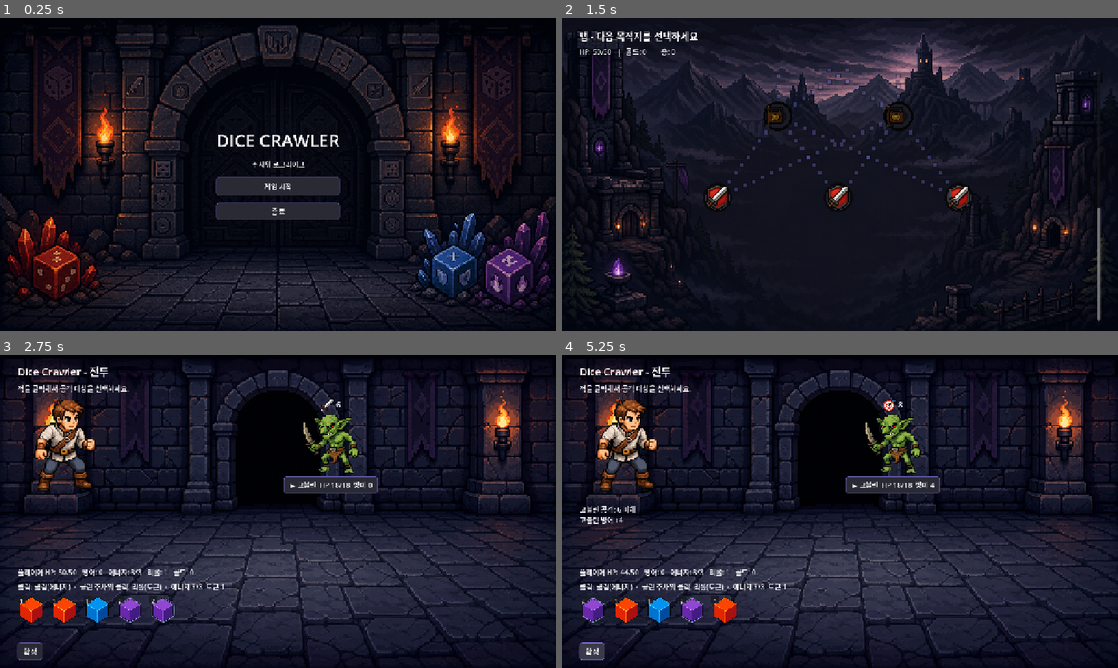
Above: before the commit, frames 1-4 (two rows, left to right).
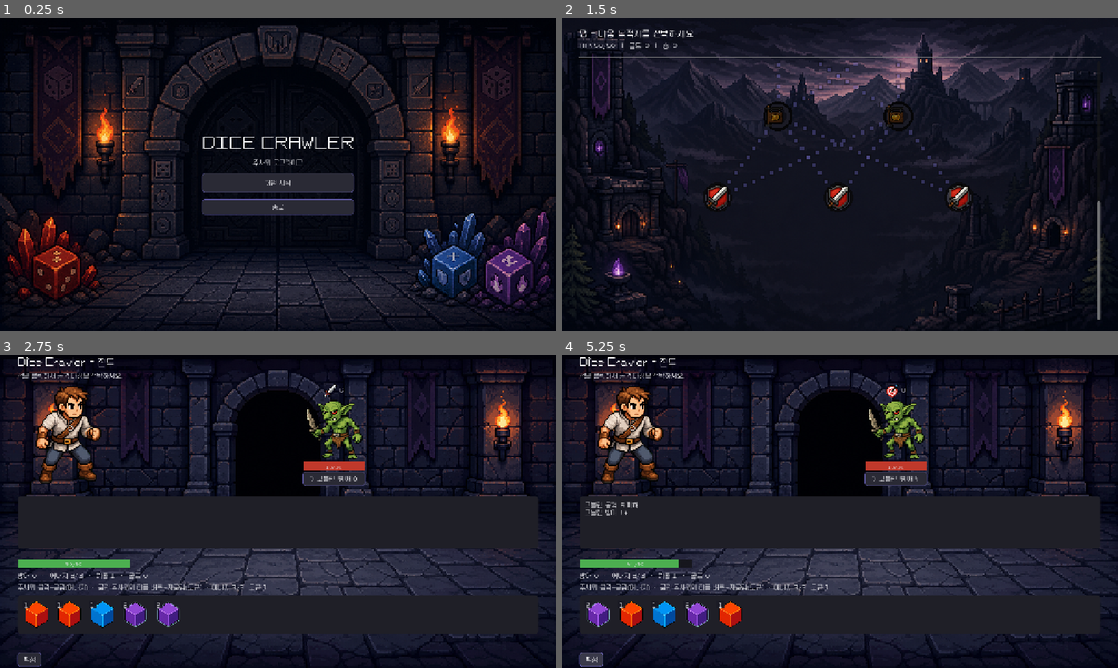
Above: after the commit, the same moments.

Repository: iamfreakin/Dice-Crawler
Game: Godot game, scene res://scenes/MainMenu.tscn
The game is run twice, just before and just after one commit, with the same random seed, the same clock (stepped at 60 frames per second) and the same inputs.
Inputs (mouse positions are in pixels of both pictures, inside the frame that each line leads up to):
- Up to frame 1 (0.25 s): no input
- Up to frame 2 (1.5 s): click "게임 시작" at 0.5 s; tap Enter at 1.25 s; move the mouse to (962, 158) at 1.27 s; click (962, 158) at 1.42 s
- Up to frame 3 (2.75 s): tap Space at 2 s; drag from (166, 527) to (250, 574) at 2.02 s
- Up to frame 4 (5.25 s): click "▶ 고블린 HP 18/18 방어 0" (after the commit: "> 고블린 방어 0") at 2.75 s; click "확정" at 3.5 s; click "▶ 고블린 HP 18/18 방어 0" (after the commit: "> 고블린 방어 0") at 4.25 s; click "확정" at 5 s

The runs differ from the first frame. In frame 1, 2.7% of the frame differs, in the area x 36-64%, y 37-65%; in frame 2, 0.9%; in frame 3, 16%; in frame 4, 16%, in the area x 3-97%, y 0-100%.

Commit message:
feat: 리롤을 전용 버튼으로 — 오클릭 토큰 소모 방지
- BattleScreen: 굴린 주사위 우상단에 리롤 버튼(reroll 아이콘),
  본체 클릭은 무반응, 토큰 없으면 버튼 숨김
- 안내 문구 갱신

Diff:
--- a/resources/relics/ember_core.tres
+++ b/resources/relics/ember_core.tres
@@ -5,7 +5,7 @@
 [resource]
 script = ExtResource("1_relic")
 id = &"ember_core"
-display_name = "🔥 불씨 정수"
+display_name = "불씨 정수"
 description = "화상 부여량 +2"
 effect = 2
 value = 2
--- a/resources/relics/life_rune.tres
+++ b/resources/relics/life_rune.tres
@@ -5,7 +5,7 @@
 [resource]
 script = ExtResource("1_relic")
 id = &"life_rune"
-display_name = "❤️ 생명의 룬"
+display_name = "생명의 룬"
 description = "최대 HP +12"
 effect = 3
 value = 12
--- a/resources/relics/reroll_charm.tres
+++ b/resources/relics/reroll_charm.tres
@@ -5,7 +5,7 @@
 [resource]
 script = ExtResource("1_relic")
 id = &"reroll_charm"
-display_name = "🔁 리롤의 부적"
+display_name = "리롤의 부적"
 description = "전투 시작 시 리롤 토큰 +1"
 effect = 0
 value = 1
--- a/resources/relics/steel_scale.tres
+++ b/resources/relics/steel_scale.tres
@@ -5,7 +5,7 @@
 [resource]
 script = ExtResource("1_relic")
 id = &"steel_scale"
-display_name = "🛡️ 강철 비늘"
+display_name = "강철 비늘"
 description = "내 턴 시작 시 방어 +3"
 effect = 1
 value = 3
--- a/scripts/battle/BattleScreen.gd
+++ b/scripts/battle/BattleScreen.gd
@@ -14,6 +14,7 @@
 
 var _enemy_box: HBoxContainer
 var _dice_box: HBoxContainer
+var _player_hp_box: HBoxContainer
 var _player_label: Label
 var _hand_label: Label
 var _result_label: Label
@@ -81,11 +82,25 @@
 	_confirm_btn.pressed.connect(_on_confirm_pressed)
 	_continue_btn.pressed.connect(_on_continue_pressed)
 
+	var root := $Root as VBoxContainer
+
+	# 로그에 패널 배경 (배경 위 가독성)
+	var panel_box := UITheme.shared().get_stylebox("panel", "PanelContainer")
+	if panel_box != null:
+		_log.add_theme_stylebox_override("normal", panel_box)
+
+	# 플레이어 HP 바 (PlayerLabel 위에 삽입)
+	_player_hp_box = HBoxContainer.new()
+	root.add_child(_player_hp_box)
+	root.move_child(_player_hp_box, _player_label.get_index())
+
+	# 주사위 칩을 패널 안에 넣어 HandLabel 아래 배치
 	_dice_box = HBoxContainer.new()
 	_dice_box.add_theme_constant_override("separation", 12)
-	var root := $Root as VBoxContainer
-	root.add_child(_dice_box)
-	root.move_child(_dice_box, _hand_label.get_index() + 1)
+	var dice_panel := PanelContainer.new()
+	dice_panel.add_child(_dice_box)
+	root.add_child(dice_panel)
+	root.move_child(dice_panel, _hand_label.get_index() + 1)
 	_result_label.text = ""
 
 
@@ -136,7 +151,7 @@
 func _render_hand() -> void:
 	for c in _dice_box.get_children():
 		c.queue_free()
-	_hand_label.text = "클릭: 굴림(에너지)  ·  굴린 주사위 클릭: 리롤(토큰)  ·  에너지 %d/%d  토큰 %d" % [
+	_hand_label.text = "주사위 클릭=굴림(에너지)  ·  굴린 주사위의 리롤 버튼=재굴림(토큰)  ·  에너지 %d/%d  토큰 %d" % [
 		_bm.energy if _bm else 0, BattleManager.MAX_ENERGY, GameManager.reroll_tokens
 	]
 	for i in _hand.size():
@@ -151,11 +166,9 @@
 	if _bm.is_rolled(index):
 		_overlay_face(box, _bm.face_for(index))
 		box.add_child(_accent_bar())
+		# 본체 클릭은 무반응 — 전용 리롤 버튼으로만 리롤(오클릭 방지)
 		if not _ended and GameManager.reroll_tokens > 0:
-			box.mouse_default_cursor_shape = Control.CURSOR_POINTING_HAND
-			box.gui_input.connect(func(ev: InputEvent):
-				if ev is InputEventMouseButton and ev.pressed and ev.button_index == MOUSE_BUTTON_LEFT:
-					_bm.reroll_index(index))
+			box.add_child(_reroll_button(index))
 	else:
 		box.add_child(_cost_badge(die.energy_cost))
 		if _bm.can_roll(index):
@@ -176,6 +189,30 @@
 	if body != null:
 		box.add_child(_centered(body))
 	return box
+
+
+## 굴린 주사위 우상단의 전용 리롤 버튼 (토큰 1 소모).
+func _reroll_button(index: int) -> Control:
+	const SZ := 18.0
+	var holder := Control.new()
+	holder.size = Vector2(SZ, SZ)
+	holder.position = Vector2(DICE_BOX - SZ, 0)
+	var bg := ColorRect.new()
+	bg.color = Color(0.1, 0.1, 0.14, 0.85)
+	bg.size = Vector2(SZ, SZ)
+	bg.mouse_filter = Control.MOUSE_FILTER_IGNORE
+	holder.add_child(bg)
+	var rb := TextureButton.new()
+	rb.texture_normal = load("res://assets/sprites/faces/reroll.png")
+	rb.ignore_texture_size = true
+	rb.stretch_mode = TextureButton.STRETCH_KEEP_ASPECT_CENTERED
+	rb.size = Vector2(SZ, SZ)
+	rb.position = Vector2.ZERO
+	rb.mouse_default_cursor_shape = Control.CURSOR_POINTING_HAND
+	rb.tooltip_text = "리롤 (토큰 1)"
+	rb.pressed.connect(func(): _bm.reroll_index(index))
+	holder.add_child(rb)
+	return holder
 
 
 func _accent_bar() -> ColorRect:
@@ -243,12 +280,41 @@
 # --- 표시 갱신 ----------------------------------------------------------
 func _refresh() -> void:
 	_refresh_enemies()
-	_player_label.text = "플레이어 HP: %d/%d   방어: %d   에너지: %d/%d   리롤: %d   골드: %d" % [
-		GameManager.current_hp, GameManager.max_hp, _bm.player_block if _bm else 0,
-		_bm.energy if _bm else 0, BattleManager.MAX_ENERGY,
+	for c in _player_hp_box.get_children():
+		c.queue_free()
+	_player_hp_box.add_child(_hp_bar(GameManager.current_hp, GameManager.max_hp, 260.0, Color("4caf50")))
+	_player_label.text = "방어 %d   ·   에너지 %d/%d   ·   리롤 %d   ·   골드 %d" % [
+		_bm.player_block if _bm else 0, _bm.energy if _bm else 0, BattleManager.MAX_ENERGY,
 		GameManager.reroll_tokens, GameManager.gold
 	]
 	_update_buttons()
+
+
+## HP 바 위젯 (배경 + 채움 + 수치 텍스트).
+func _hp_bar(cur: int, mx: int, width: float, fill: Color) -> Control:
+	var root := Control.new()
+	root.custom_minimum_size = Vector2(width, 20)
+	root.size_flags_horizontal = Control.SIZE_SHRINK_CENTER
+	var bg := ColorRect.new()
+	bg.color = Color(0.08, 0.08, 0.1, 0.9)
+	bg.size = Vector2(width, 20)
+	bg.mouse_filter = Control.MOUSE_FILTER_IGNORE
+	root.add_child(bg)
+	var frac := clampf(float(cur) / float(maxi(1, mx)), 0.0, 1.0)
+	var fr := ColorRect.new()
+	fr.color = fill
+	fr.size = Vector2(width * frac, 20)
+	fr.mouse_filter = Control.MOUSE_FILTER_IGNORE
+	root.add_child(fr)
+	var lbl := Label.new()
+	lbl.text = "%d/%d" % [cur, mx]
+	lbl.add_theme_font_size_override("font_size", 12)
+	lbl.size = Vector2(width, 20)
+	lbl.horizontal_alignment = HORIZONTAL_ALIGNMENT_CENTER
+	lbl.vertical_alignment = VERTICAL_ALIGNMENT_CENTER
+	lbl.mouse_filter = Control.MOUSE_FILTER_IGNORE
+	root.add_child(lbl)
+	return root
 
 
 func _refresh_enemies() -> void:
@@ -273,17 +339,18 @@
 		if spr != null:
 			col.add_child(spr)
 
+		if not e.is_dead():
+			col.add_child(_hp_bar(e.current_hp, e.data.max_hp, 140.0, Color("c0392b")))
+
 		var btn := Button.new()
 		if e.is_dead():
 			btn.text = "%s 처치됨" % e.data.display_name
 			btn.disabled = true
 		else:
-			var prefix := "▶ " if e == target else ""
+			var prefix := "> " if e == target else ""
 			var status := e.status_text()
 			var status_part := ("  [%s]" % status) if status != "" else ""
-			btn.text = "%s%s  HP %d/%d  방어 %d%s" % [
-				prefix, e.data.display_name, e.current_hp, e.data.max_hp, e.block, status_part
-			]
+			btn.text = "%s%s  방어 %d%s" % [prefix, e.data.display_name, e.block, status_part]
 			btn.disabled = _ended
 			btn.pressed.connect(_on_target_pressed.bind(i))
 		col.add_child(btn)
--- a/scripts/ui/UITheme.gd
+++ b/scripts/ui/UITheme.gd
@@ -49,6 +49,9 @@
 static func _build() -> Theme:
 	var t := Theme.new()
 	t.default_font_size = 16
+	var font := load("res://assets/fonts/main.ttf") as Font
+	if font != null:
+		t.default_font = font
 
 	# Button
 	t.set_stylebox("normal", "Button", _btn_style(BTN, ACCENT.darkened(0.25)))
Not shown, changed: CLAUDE.md
